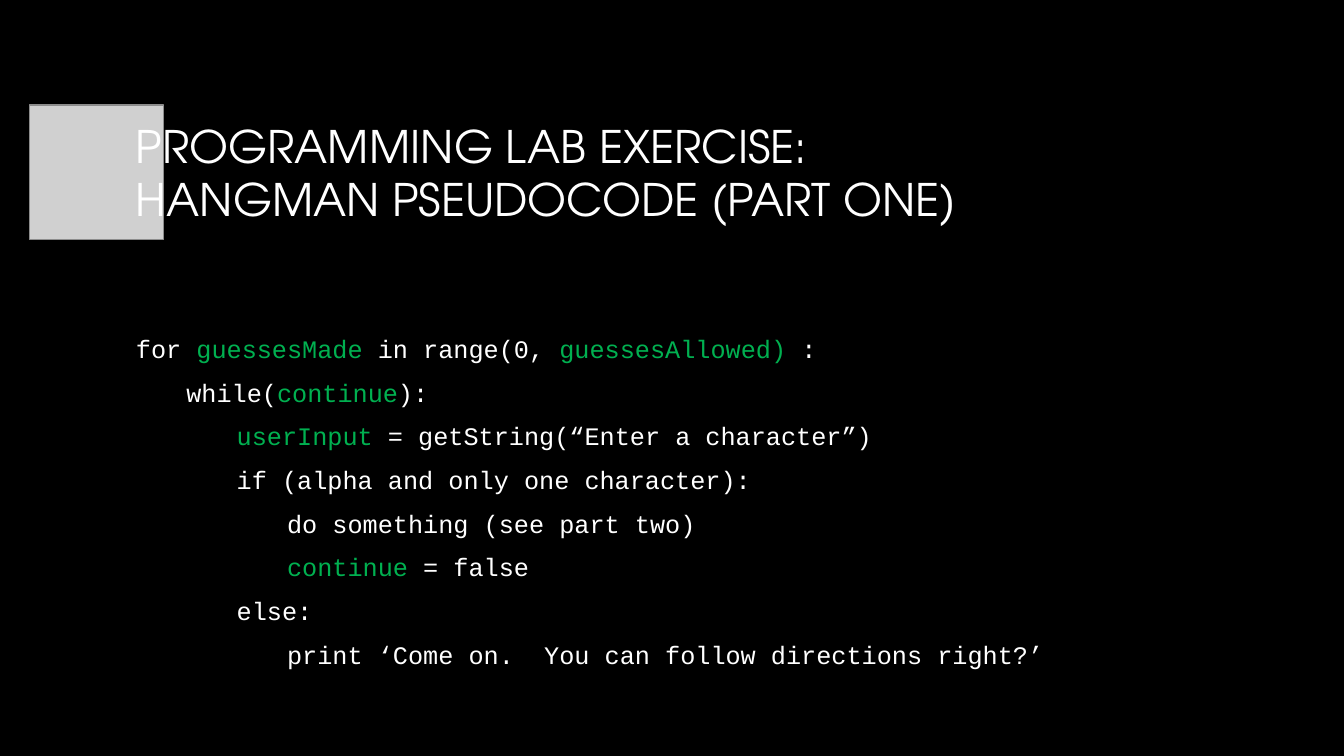
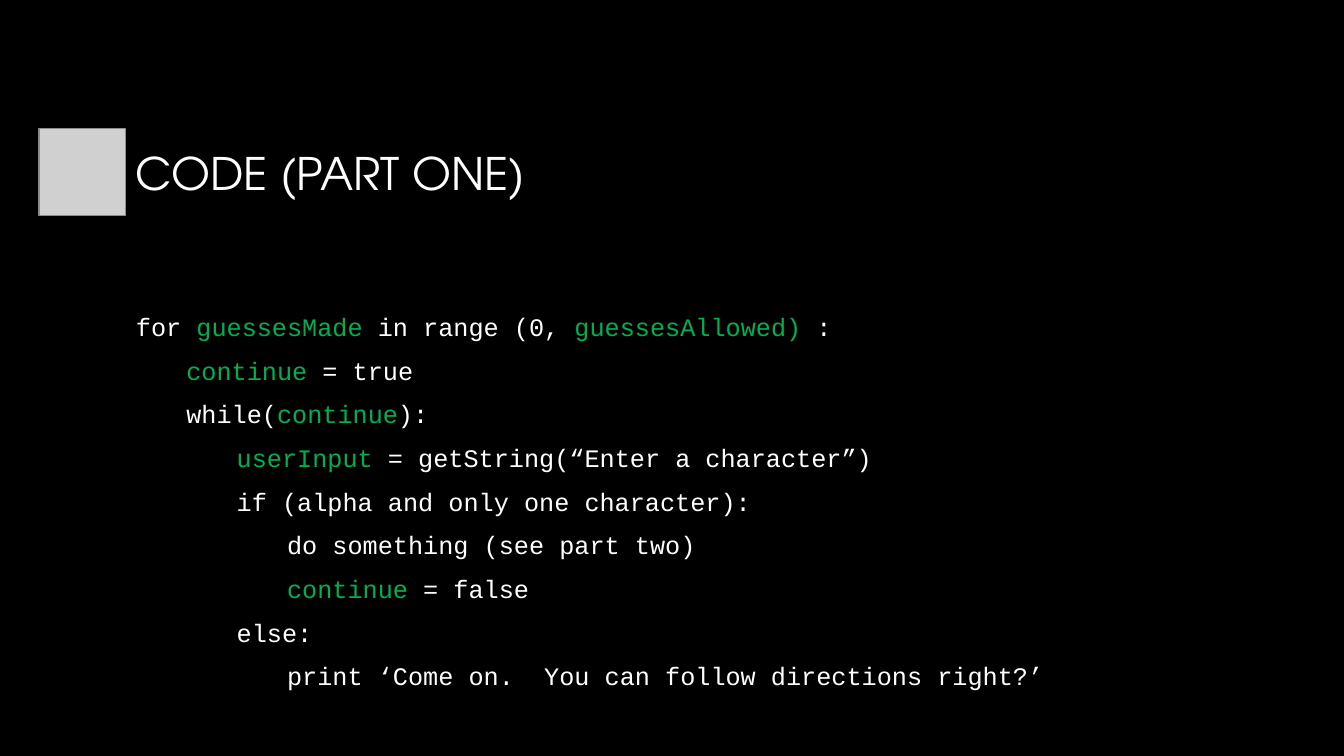
Before and after one commit to CSUMBPelicanCollective/CST205, a slide deck: slide 11 of howe_d_labs/lab10/lab10-presentation_howe_d.pptx (slide 9 before the commit). Drawn at 1344x756 pixels with LibreOffice and Linux fonts; fonts in the diff are those of the drawing; grey boxes stand for pictures; background and template pictures are left out. Boxes give left, top, right and bottom in pixels: in the first picture for what was removed or moved away, otherwise in the second. Text is boxed around its words. In the diff, an @@ line names an element or a change of style, - is before the commit and + after.

```diff
--- a/howe_d_labs/lab10/lab10-presentation_howe_d.pptx
+++ b/howe_d_labs/lab10/lab10-presentation_howe_d.pptx
@@ picture: place and size @@
-picture at bbox=[29, 105, 163, 239]
+picture at bbox=[39, 129, 126, 216]
@@ title at bbox=[136, 156, 525, 200]: text changed @@
-PROGRAMMING LAB EXERCISE:
-HANGMAN PSEUDOCODE (PART ONE)
+CODE (PART ONE)
@@ text at bbox=[136, 317, 801, 381]: text changed @@
-for guessesMade in range(0, guessesAllowed) :
+for guessesMade in range (0, guessesAllowed) :
+continue = true
```
Also in this commit, not shown: 8 other slides changed, 5 slides added, 4 slides removed, 2 other files.
